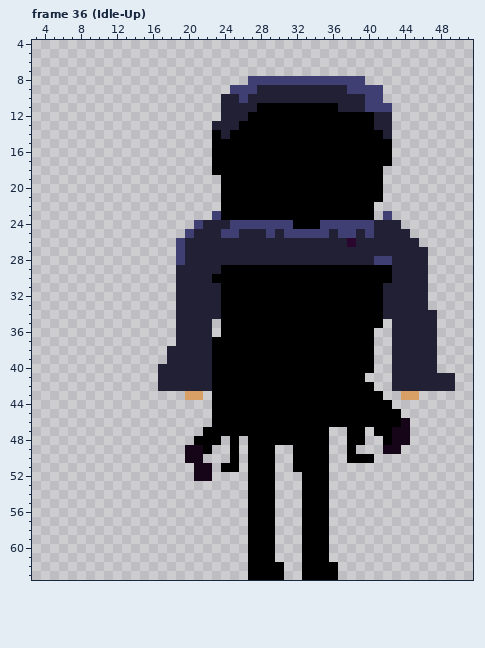
File history of a pixel-art file, Sprite-Player.ase. Above, as it was before the edit.
64x64 pixels, 43 frames. Shown: frame 36 (Idle-Up): x 3..51, y 4..63. The commit also changed other frames, which this record leaves out.
After the commit:
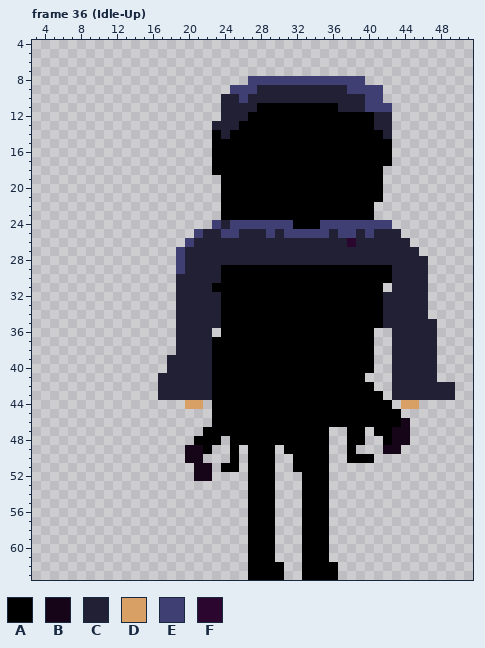
Palette (. is transparent): A #000000  B #160518  C #222034  D #d9a066  E #3f3f74  F #2b062f
Log entry: Fix fail in order
Edits made:
Frame 36 (Idle-Up), layers "Mantelärmel", "Arme", "Beine":
Colour A now appears in row 48 at x 26; in row 49 at x 31.
The author changed colour C to colour A in row 31 at x 23.
Colour C now appears in row 35 at x 23 and 42; in row 43 at x 17 to 19, 22, 43 and 46 to 49.
The author changed colour A to colour C in row 30 at x 23.
The author changed colour D to colour C in row 43 at x 20 to 21 and 44 to 45.
The author changed colour E to colour C in row 28 at x 41 to 42.
Colour D now appears in row 44 at x 20 to 21 and 44 to 45.
The author changed colour C to colour E in row 24 at x 23 and 41 to 42; in row 25 at x 21; in row 26 at x 20; in row 29 at x 19.
Colour C is gone in row 24 at x 22 and 43; in row 25 at x 44; in row 26 at x 45; in row 27 at x 46; in row 31 at x 42; in row 34 at x 47.
Colour C is gone in row 38 at x 18; in row 40 at x 17; in row 41 at x 48 to 49.
Colour E is gone in row 23 at x 23 and 42; in row 24 at x 21; in row 25 at x 20; in row 26 at x 19.
Changed places in both pictures, as pixel boxes (x1, y1, x2, y2):
changed: (158, 211, 248, 445)
changed: (374, 211, 437, 328)
changed: (392, 373, 455, 409)
added: (284, 445, 293, 454)
